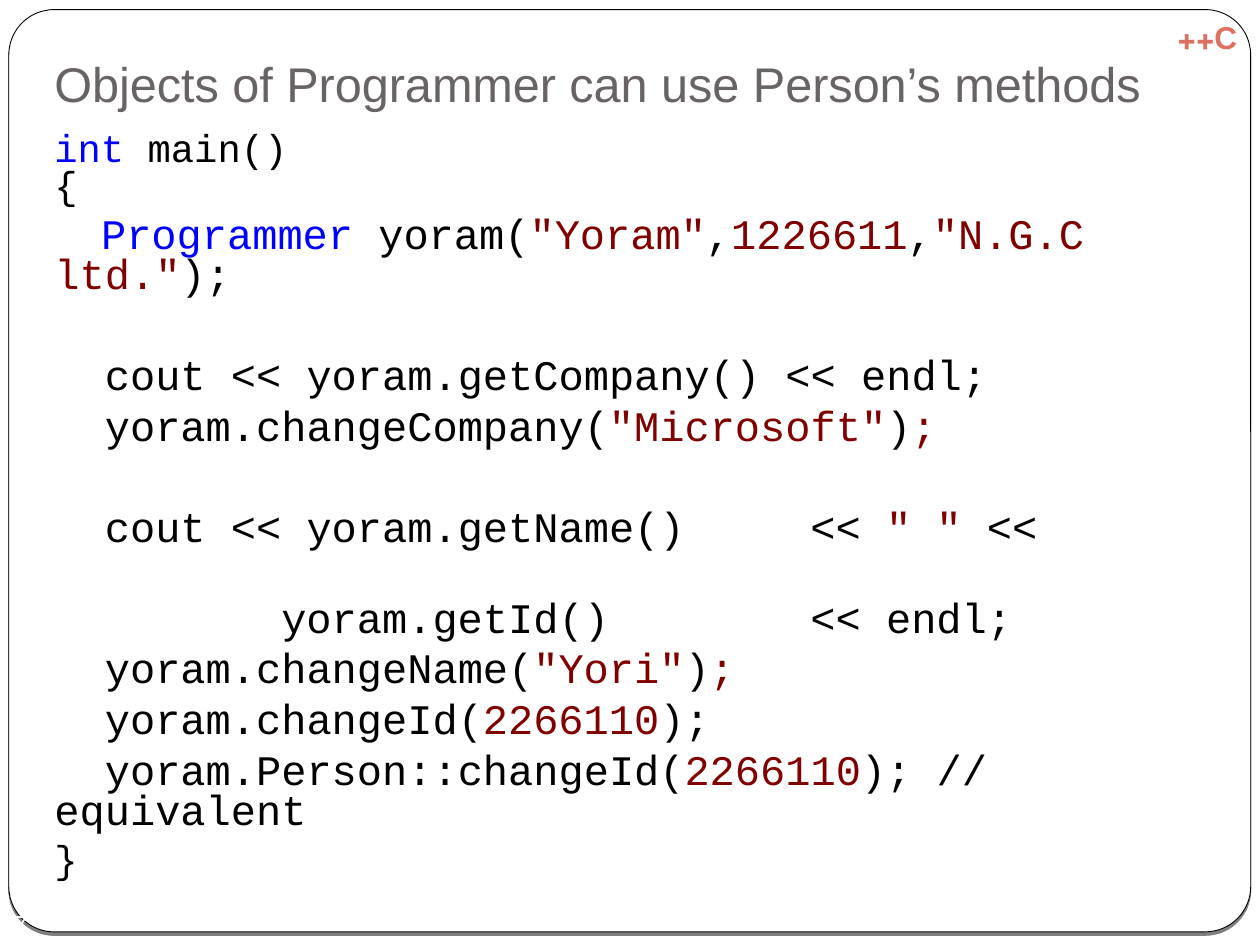
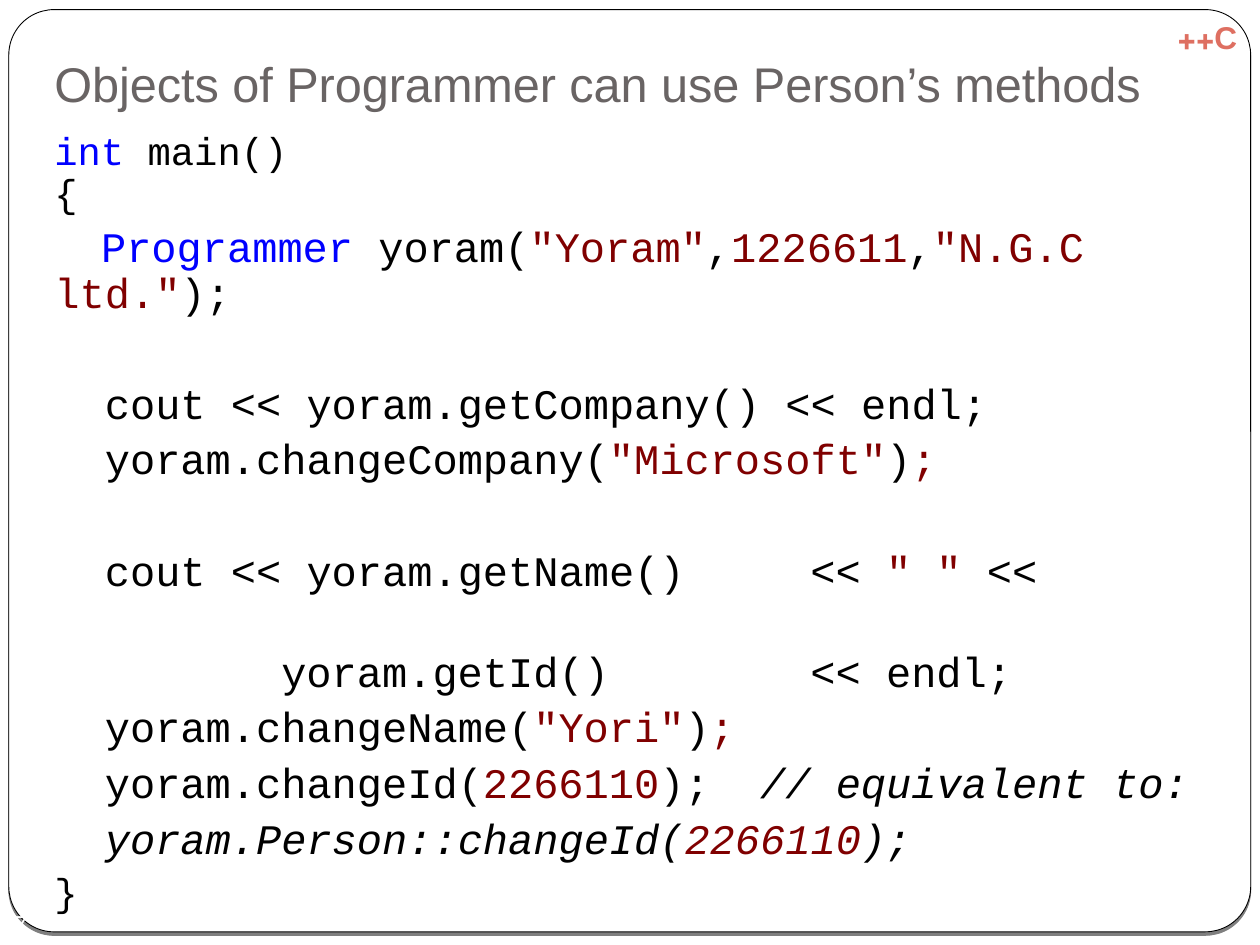
Before and after one commit to cpp-at-ariel/cpp-5779, a slide deck: slide 7 of 06-inheritance/slides-inheritance.odp. Drawn at 1260x945 pixels with LibreOffice and Linux fonts; fonts in the diff are those of the drawing. Boxes give left, top, right and bottom in pixels: in the first picture for what was removed or moved away, otherwise in the second. Text is boxed around its words. In the diff, an @@ line names an element or a change of style, - is before the commit and + after.

```diff
--- a/06-inheritance/slides-inheritance.odp
+++ b/06-inheritance/slides-inheritance.odp
@@ text at (x1=54, y1=137, x2=1084, y2=751): line spacing 0.8 to 0.9 @@
@@ text at (x1=105, y1=767, x2=1189, y2=863): text changed; italic on @@
-yoram.changeId(2266110);
-yoram.Person::changeId(2266110); // equivalent
+yoram.changeId(2266110); // equivalent to:
+yoram.Person::changeId(2266110);
```
Also in this commit, not shown: 10 other slides changed, 8 slides removed, 3 other files.
